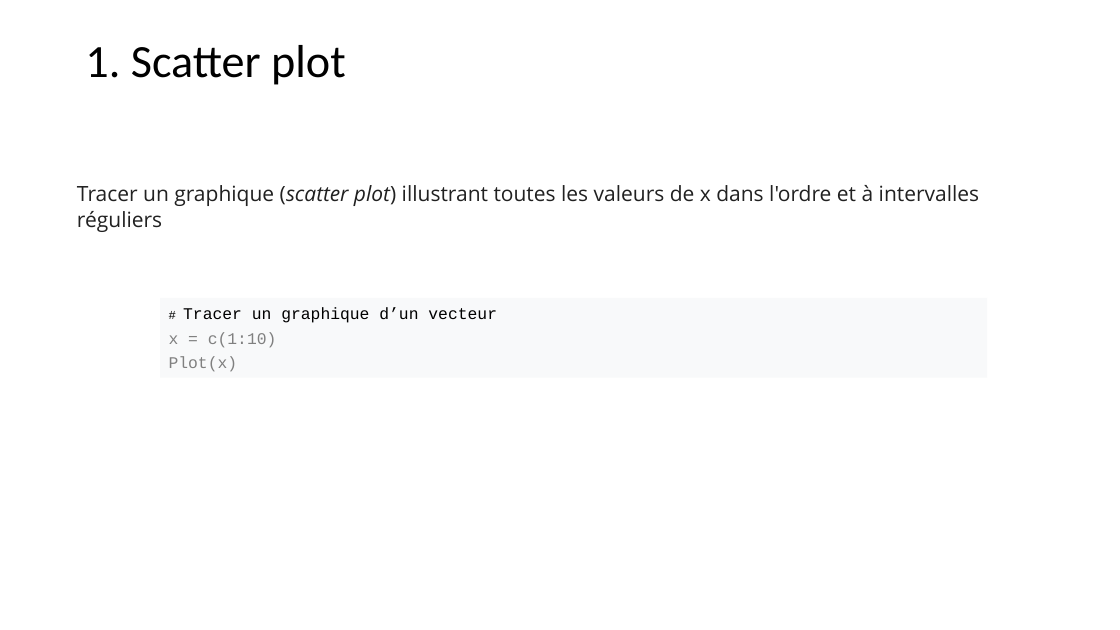
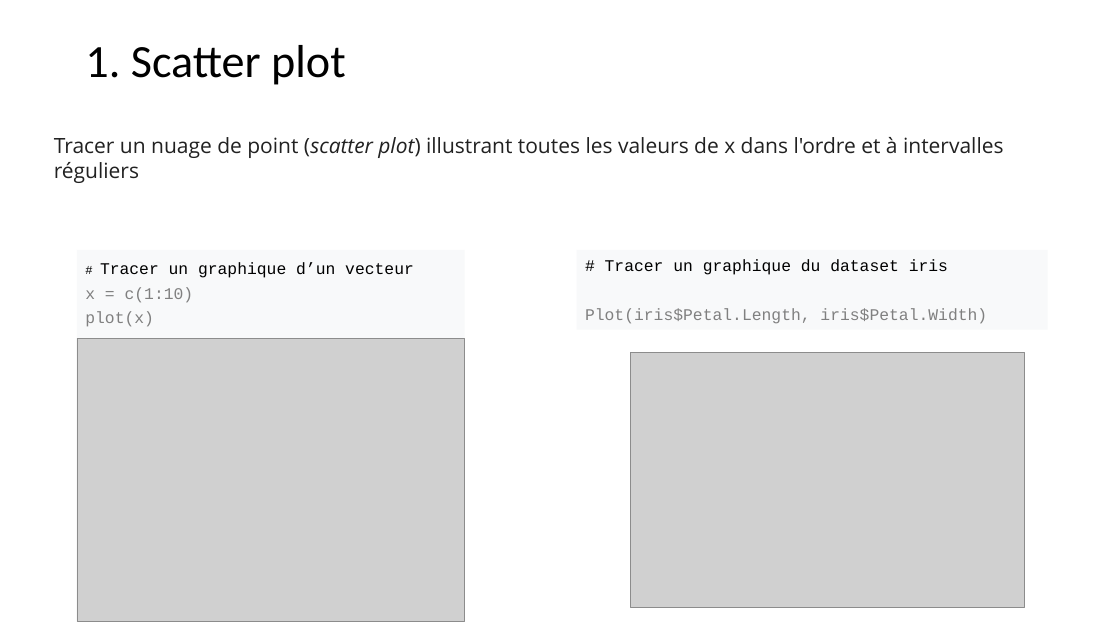
Before and after one commit to Arkantick/Enseignement_EPSI_LangageR, a slide deck: slide 47 of EPSI/Langage R/Généralités R/Environnement_R_Cours.pptx. Drawn at 1120x630 pixels with LibreOffice and Linux fonts; fonts in the diff are those of the drawing; grey boxes stand for pictures. Boxes give left, top, right and bottom in pixels: in the first picture for what was removed or moved away, otherwise in the second. Text is boxed around its words. In the diff, an @@ line names an element or a change of style, - is before the commit and + after.

```diff
--- a/EPSI/Langage R/Généralités R/Environnement_R_Cours.pptx
+++ b/EPSI/Langage R/Généralités R/Environnement_R_Cours.pptx
@@ text at bbox=[54, 137, 1004, 183]: text changed @@
-Tracer un graphique (scatter plot) illustrant toutes les valeurs de x dans l'ordre et à intervalles réguliers
+Tracer un nuage de point (scatter plot) illustrant toutes les valeurs de x dans l'ordre et à intervalles réguliers
@@ rectangle "# Tracer un graphique d’un ...": place and size @@
-rectangle "# Tracer un graphique d’un ..." at bbox=[160, 298, 988, 378]
+rectangle "# Tracer un graphique d’un ..." at bbox=[77, 250, 465, 355]
@@ rectangle added at bbox=[577, 250, 1049, 329], fill #F8F9FA, 14 pt, text #808080 @@
+# Tracer un graphique du dataset iris
+Plot(iris$Petal.Length, iris$Petal.Width)
@@ text in rectangle at bbox=[85, 311, 154, 327]: text changed @@
-Plot(x)
+plot(x)
@@ picture added at bbox=[77, 338, 465, 622] @@
@@ picture added at bbox=[631, 352, 1025, 607] @@
```
Also in this commit, not shown: 2 other slides changed, 5 slides added.
